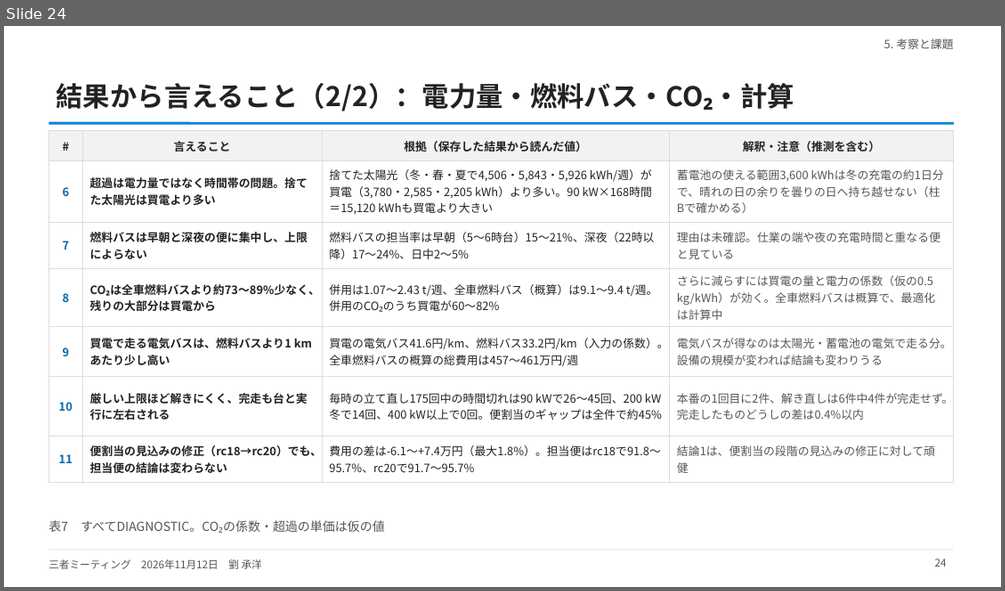
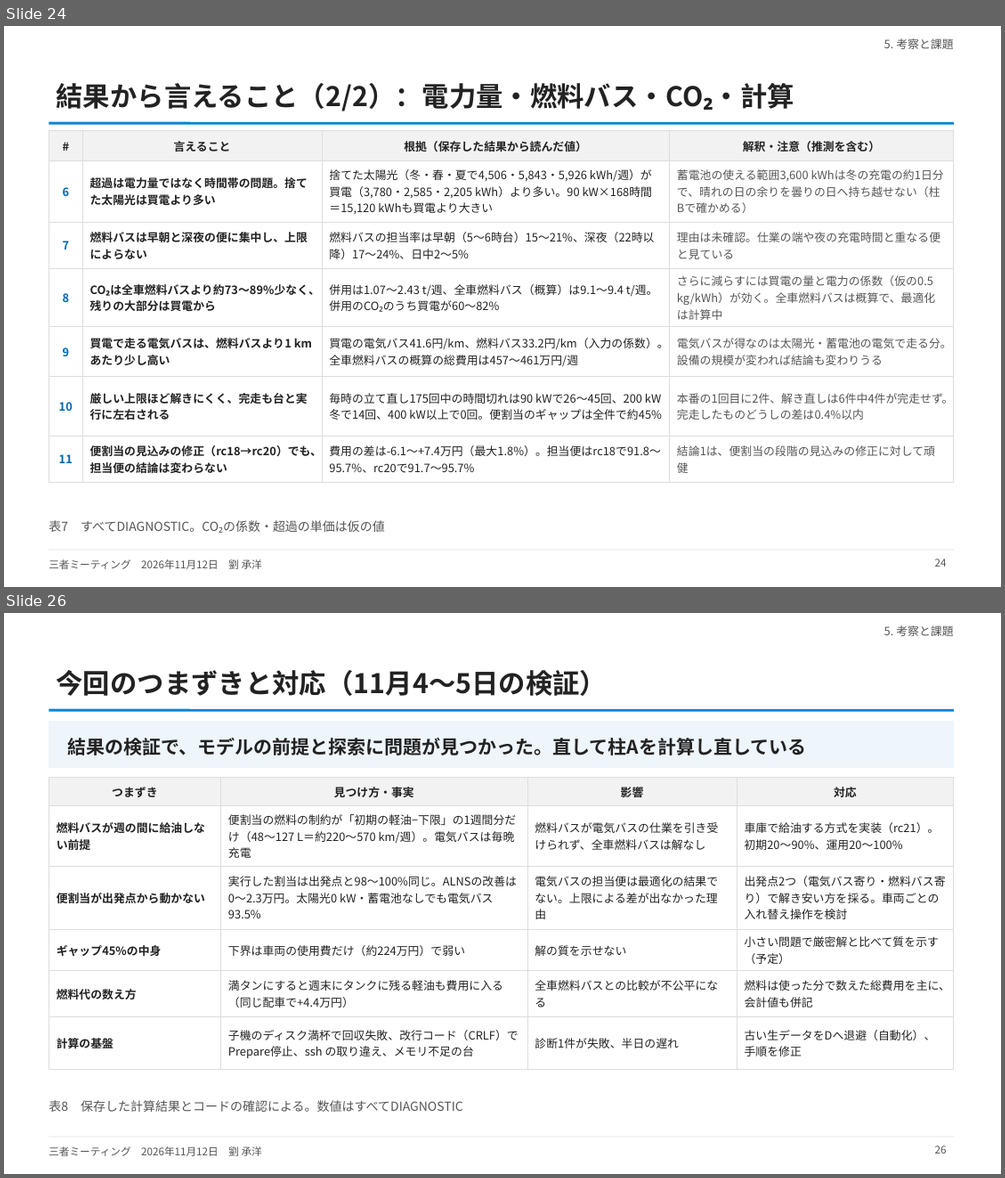
Before and after one commit to CYLIU2003/master-course, a slide deck: outcome/2026-11-12_three_party/three_party_20261112.pptx. Shown one above the other, each under a label of ours: slide 24 before the commit, slides 24 and 26 after it; the slides between them are not shown. The pictures are 1005x591 and 1005x1178 pixels, drawn with LibreOffice and Linux fonts; fonts in the diff are those of the drawing. Boxes give left, top, right and bottom in pixels: in the first picture for what was removed or moved away, otherwise in the second. Text is boxed around its words. In the diff, an @@ line names an element or a change of style, - is before the commit and + after.

```diff
--- a/outcome/2026-11-12_three_party/three_party_20261112.pptx
+++ b/outcome/2026-11-12_three_party/three_party_20261112.pptx
@@ slide 26 added at (4,613,1001,1174), background #FFFFFF; not listed: 3 template elements that a slide beside it also shows @@
@@ text added at (884,625,953,636), 11 pt, text #555555 @@
+5. 考察と課題
@@ title added at (57,670,607,696), 26 pt, text #222222, bold @@
+今回のつまずきと対応（11月4〜5日の検証）
@@ rectangle added at (48,722,954,768), fill #EEF5FB, outline #EEF5FB 1 pt @@
@@ text added at (67,738,806,755), 18 pt, text #222222, bold @@
+結果の検証で、モデルの前提と探索に問題が見つかった。直して柱Aを計算し直している
@@ table added at (48,778,954,1062), 6 rows, 4 columns @@
+つまずき | 見つけ方・事実 | 影響 | 対応
+燃料バスが週の間に給油しない前提 | 便割当の燃料の制約が「初期の軽油−下限」の1週間分だけ（48〜127 L＝約220〜570 km/週）。電気バスは毎晩充電 | 燃料バスが電気バスの仕業を引き受けられず、全車燃料バスは解なし | 車庫で給油する方式を実装（rc21）。初期20〜90%、運用20〜100%
+便割当が出発点から動かない | 実行した割当は出発点と98〜100%同じ。ALNSの改善は0〜2.3万円。太陽光0 kW・蓄電池なしでも電気バス93.5% | 電気バスの担当便は最適化の結果でない。上限による差が出なかった理由 | 出発点2つ（電気バス寄り・燃料バス寄り）で解き安い方を採る。車両ごとの入れ替え操作を検討
+ギャップ45%の中身 | 下界は車両の使用費だけ（約224万円）で弱い | 解の質を示せない | 小さい問題で厳密解と比べて質を示す（予定）
+燃料代の数え方 | 満タンにすると週末にタンクに残る軽油も費用に入る（同じ配車で+4.4万円） | 全車燃料バスとの比較が不公平になる | 燃料は使った分で数えた総費用を主に、会計値も併記
+計算の基盤 | 子機のディスク満杯で回収失敗、改行コード（CRLF）でPrepare停止、ssh の取り違え、メモリ不足の台 | 診断1件が失敗、半日の遅れ | 古い生データをDへ退避（自動化）、手順を修正
@@ text added at (48,1100,463,1111), 12 pt, text #555555 @@
+表8 保存した計算結果とコードの確認による。数値はすべてDIAGNOSTIC
@@ page number added at (935,1145,947,1153), 10 pt, text #555555 @@
+26
```
Also in this commit, not shown: 6 slides changed, 1 other slide added, 3 other files.
